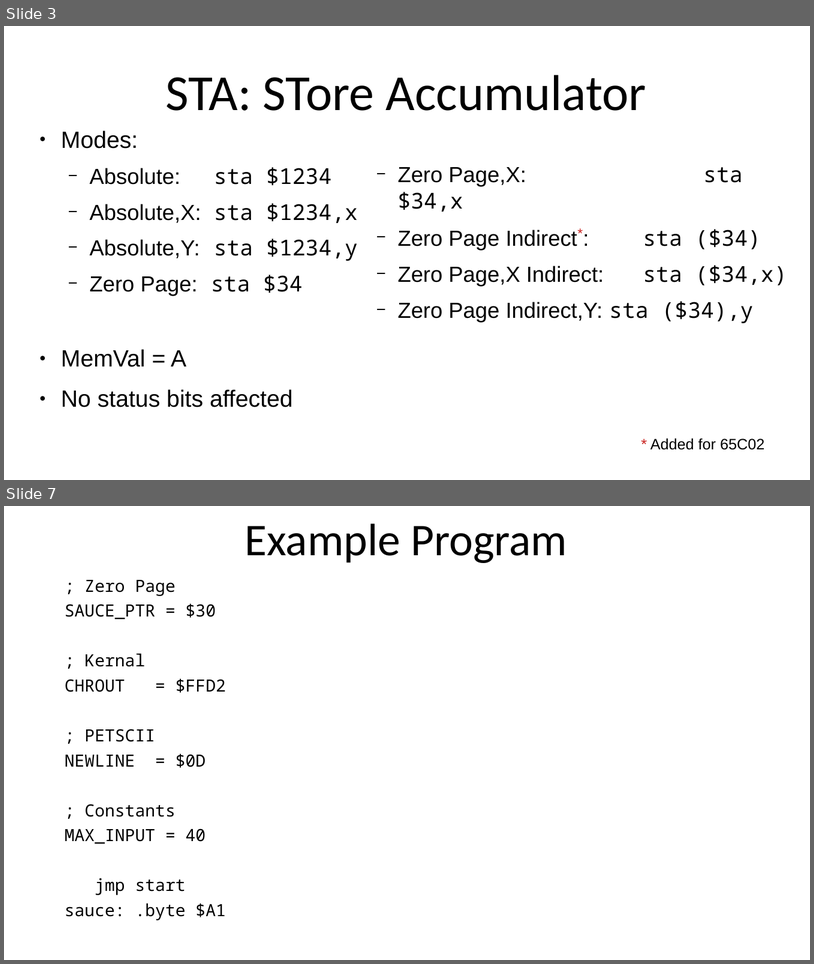
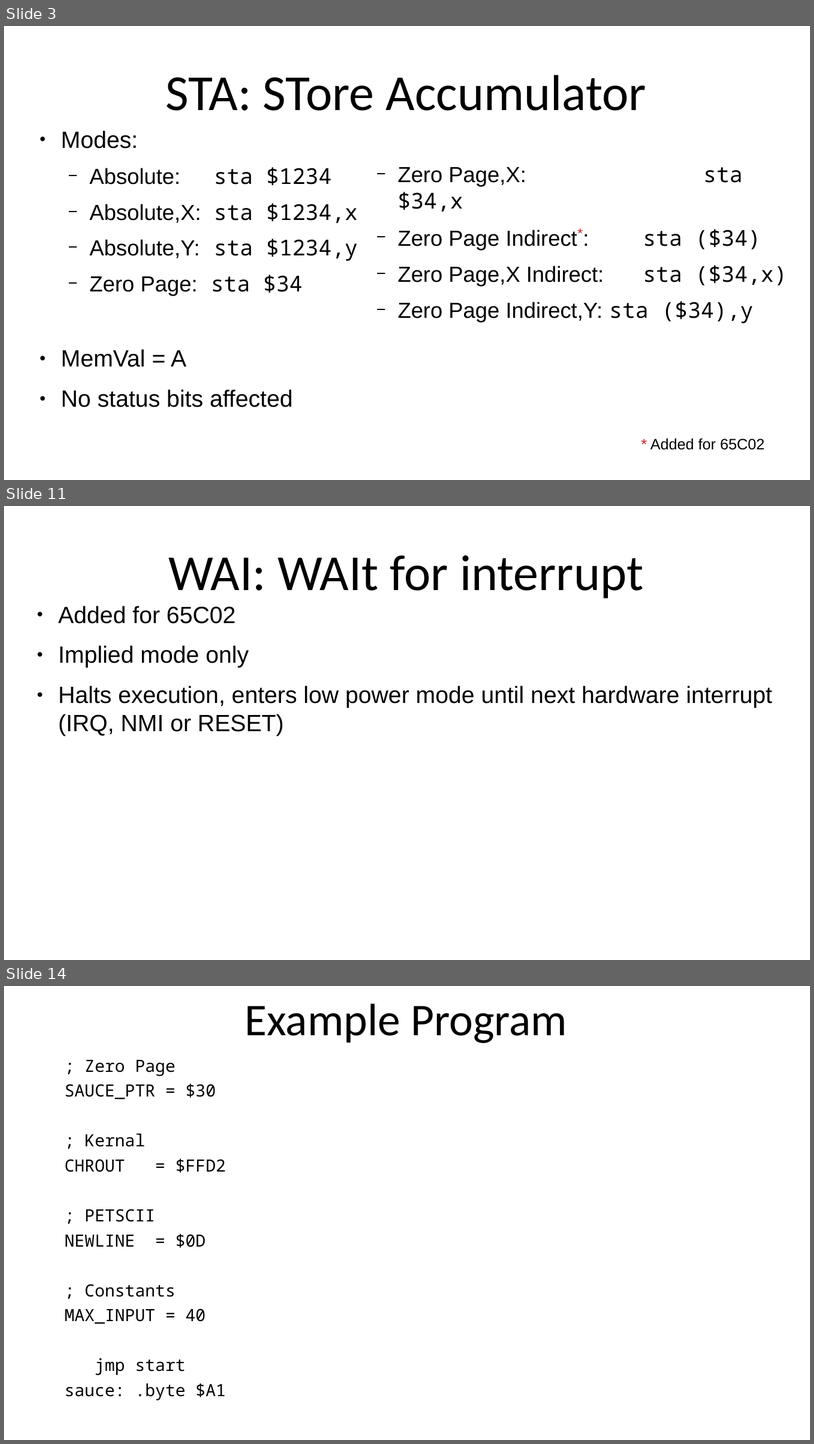
Before and after one commit to SlithyMatt/x16-assembly-tutorial, a slide deck: Lesson7/Lesson7.odp. Shown one above the other, each under a label of ours: slides 3 and 7 before the commit, slides 3, 11 and 14 after it; the slides between them are not shown. The pictures are 814x964 and 814x1444 pixels, drawn with LibreOffice and Linux fonts; fonts in the diff are those of the drawing. Boxes give left, top, right and bottom in pixels: in the first picture for what was removed or moved away, otherwise in the second. Text is boxed around its words. In the diff, an @@ line names an element or a change of style, - is before the commit and + after.

```diff
--- a/Lesson7/Lesson7.odp
+++ b/Lesson7/Lesson7.odp
@@ slide 11 added at (x1=4, y1=506, x2=810, y2=960), background #FFFFFF @@
@@ title added at (x1=168, y1=555, x2=644, y2=598), 60 pt, text #000000 @@
+WAI: WAIt for interrupt
@@ text added at (x1=58, y1=606, x2=773, y2=736), 28 pt, text #000000 @@
+● Added for 65C02
+● Implied mode only
+● Halts execution, enters low power mode until next hardware interrupt (IRQ, NMI or RESET)
@@ what was slide 7 is now slide 14 @@
```
Also in this commit, not shown: 2 slides changed, 7 other slides added, 1 slide removed, 1 other file.
